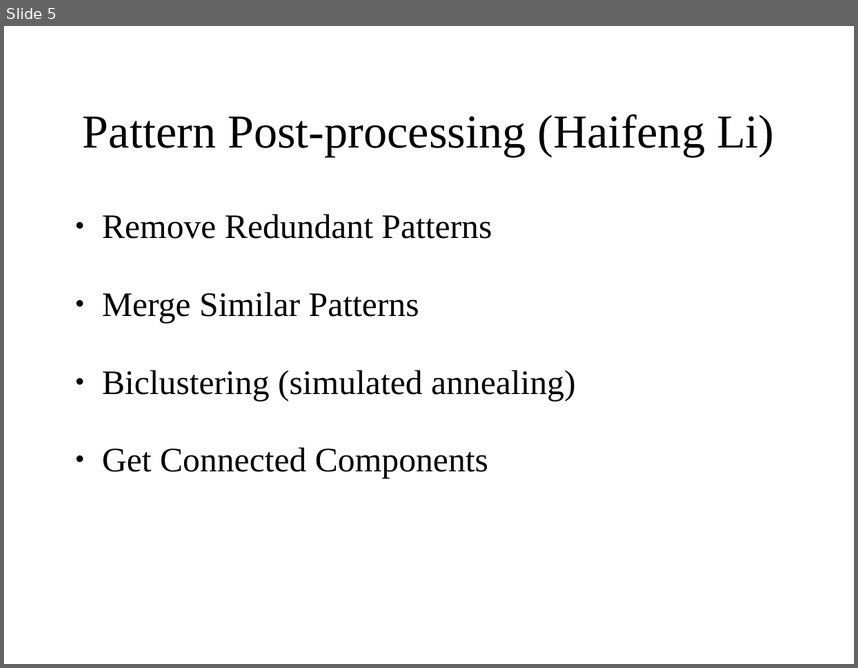
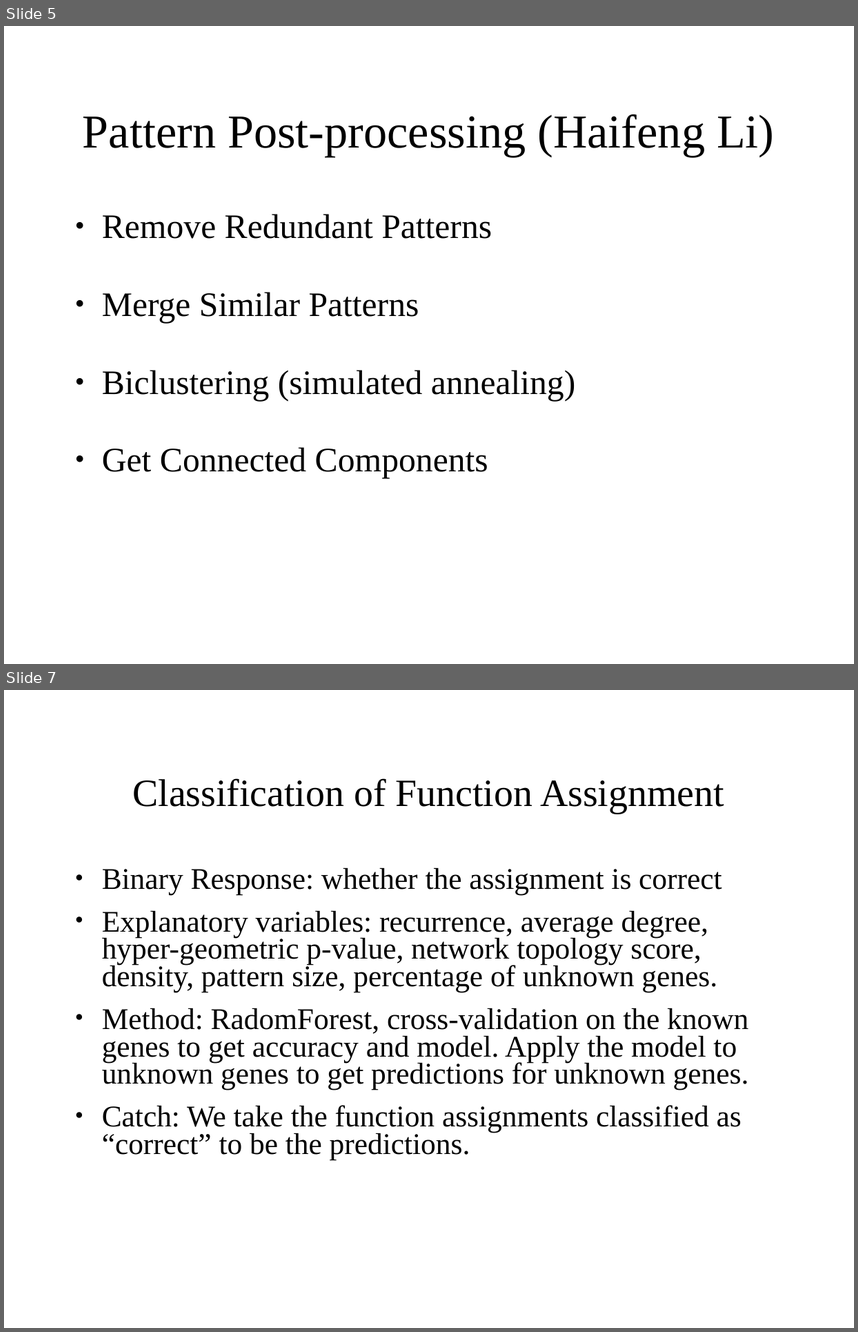
Before and after one commit to polyactis/annot, a slide deck: trunk/doc/lab_meeting_2006_11_21/lm_11_21_06.ppt. Shown one above the other, each under a label of ours: slide 5 before the commit, slides 5 and 7 after it; the slides between them are not shown. The pictures are 858x668 and 858x1332 pixels, drawn with LibreOffice and Linux fonts; fonts in the diff are those of the drawing. Boxes give left, top, right and bottom in pixels: in the first picture for what was removed or moved away, otherwise in the second. Text is boxed around its words. In the diff, an @@ line names an element or a change of style, - is before the commit and + after.

```diff
--- a/trunk/doc/lab_meeting_2006_11_21/lm_11_21_06.ppt
+++ b/trunk/doc/lab_meeting_2006_11_21/lm_11_21_06.ppt
@@ slide 7 added at <box>4,690,854,1328</box>, background #FFFFFF @@
@@ title added at <box>133,778,724,814</box>, 36 pt, text #000000 @@
+Classification of Function Assignment
@@ text added at <box>102,868,749,1159</box>, 28 pt, text #000000 @@
+● Binary Response: whether the assignment is correct
+● Explanatory variables: recurrence, average degree, hyper-geometric p-value, network topology score, density, pattern size, percentage of unknown genes.
+● Method: RadomForest, cross-validation on the known genes to get accuracy and model. Apply the model to unknown genes to get predictions for unknown genes.
+● Catch: We take the function assignments classified as “correct” to be the predictions.
```
Also in this commit, not shown: 5 slides changed, 14 other slides added, 9 slides removed, 42 other files.
